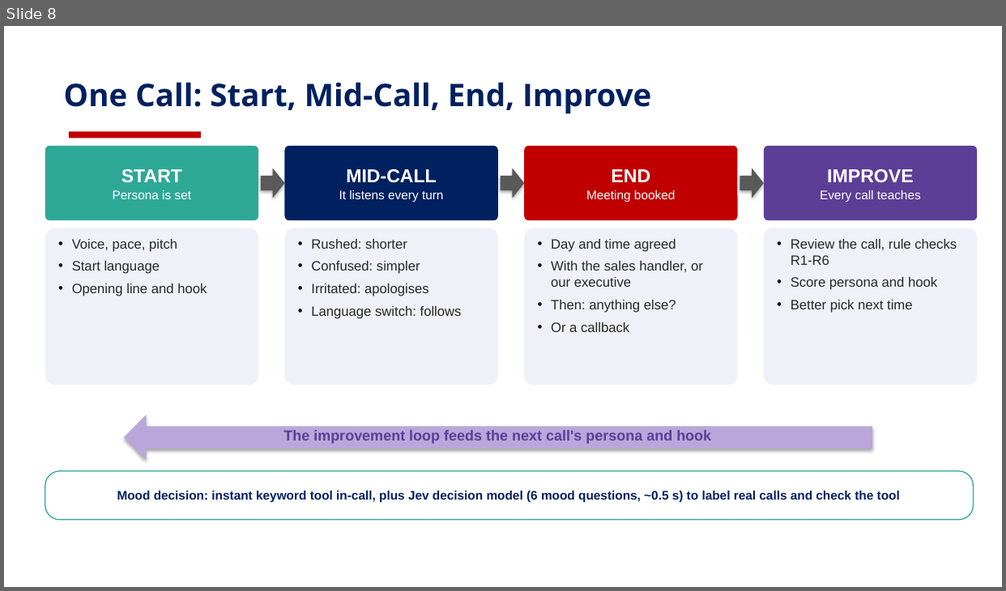
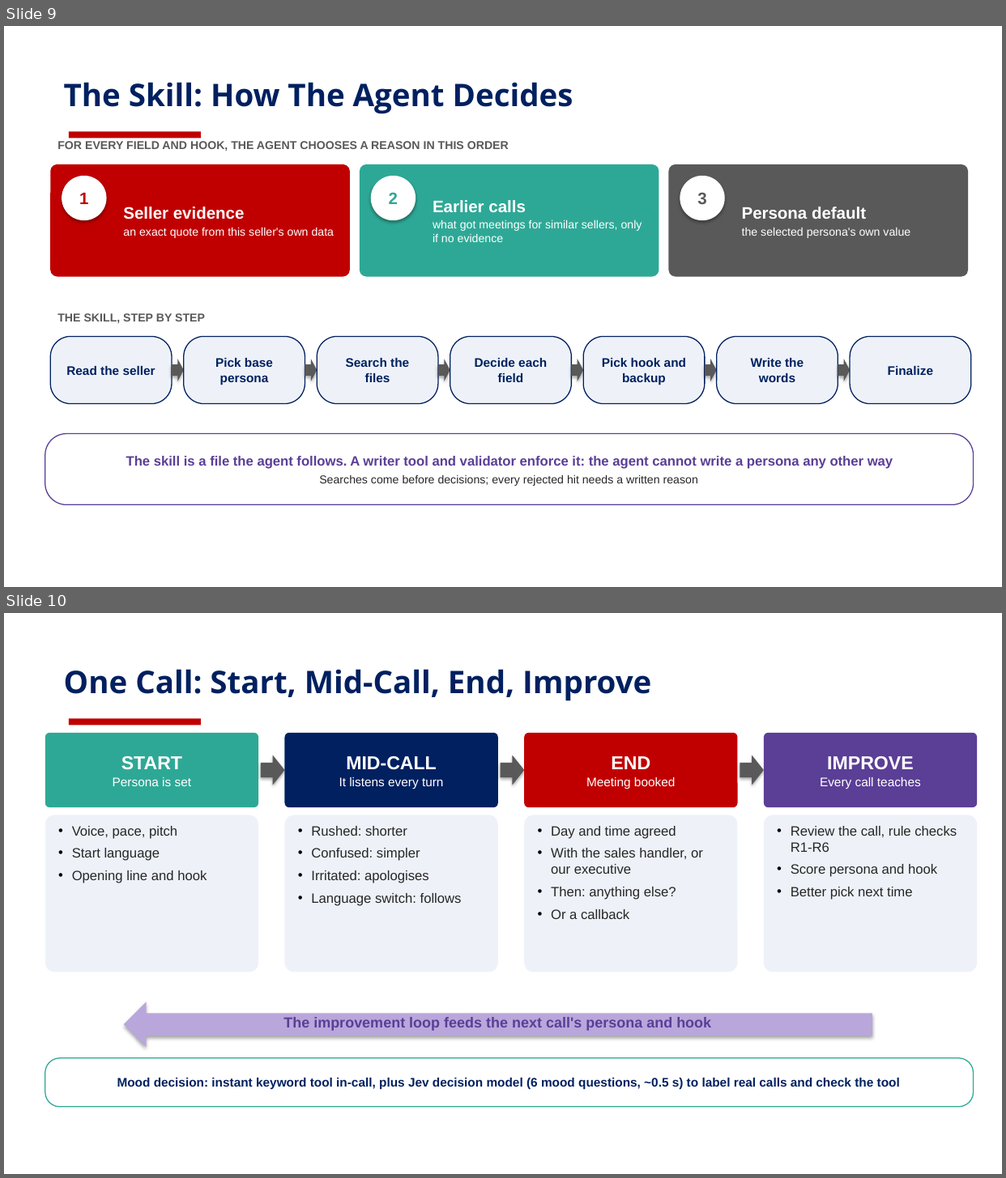
Before and after one commit to risu1139/vani-hackathon, a slide deck: outputs/plans/VANI_Persona_Design_Deck_v2_visual.pptx. Shown one above the other, each under a label of ours: slide 8 before the commit, slides 9 and 10 after it. The pictures are 1006x591 and 1006x1178 pixels, drawn with LibreOffice and Linux fonts; fonts in the diff are those of the drawing; background and template pictures are left out. Boxes give left, top, right and bottom in pixels: in the first picture for what was removed or moved away, otherwise in the second. Text is boxed around its words. In the diff, an @@ line names an element or a change of style, - is before the commit and + after.

```diff
--- a/outputs/plans/VANI_Persona_Design_Deck_v2_visual.pptx
+++ b/outputs/plans/VANI_Persona_Design_Deck_v2_visual.pptx
@@ slide 9 added at [4,26,1002,587], background picture (left out); not listed: 1 template element that a slide beside it also shows @@
@@ title added at [64,82,573,114], 30 pt, text #002060, bold @@
+The Skill: How The Agent Decides
@@ text added at [57,141,509,151], 11 pt, text #595959, bold @@
+FOR EVERY FIELD AND HOOK, THE AGENT CHOOSES A REASON IN THIS ORDER
@@ rounded rectangle added at [50,165,350,277], fill #C00000, 11 pt, text #FFFFFF @@
+Seller evidence
+an exact quote from this seller's own data
@@ rounded rectangle added at [360,165,659,277], fill #2EA896, 11 pt, text #FFFFFF @@
+Earlier calls
+what got meetings for similar sellers, only if no evidence
@@ rounded rectangle added at [669,165,968,277], fill #595959, 11 pt, text #FFFFFF @@
+Persona default
+the selected persona's own value
@@ ellipse added at [62,176,107,220], fill #FFFFFF, 16 pt, text #C00000, bold @@
+1
@@ ellipse added at [371,176,415,220], fill #FFFFFF, 16 pt, text #2EA896, bold @@
+2
@@ ellipse added at [680,176,725,220], fill #FFFFFF, 16 pt, text #595959, bold @@
+3
@@ text added at [57,314,205,323], 11 pt, text #595959, bold @@
+THE SKILL, STEP BY STEP
@@ rounded rectangle added at [50,337,172,404], fill #EEF2F8, outline #002060 1 pt, 12 pt, text #002060, bold @@
+Read the seller
@@ rounded rectangle added at [184,337,305,404], fill #EEF2F8, outline #002060 1 pt, 12 pt, text #002060, bold @@
+Pick base persona
@@ rounded rectangle added at [317,337,438,404], fill #EEF2F8, outline #002060 1 pt, 12 pt, text #002060, bold @@
+Search the files
@@ rounded rectangle added at [450,337,572,404], fill #EEF2F8, outline #002060 1 pt, 12 pt, text #002060, bold @@
+Decide each field
@@ rounded rectangle added at [583,337,705,404], fill #EEF2F8, outline #002060 1 pt, 12 pt, text #002060, bold @@
+Pick hook and backup
@@ rounded rectangle added at [717,337,838,404], fill #EEF2F8, outline #002060 1 pt, 12 pt, text #002060, bold @@
+Write the words
@@ rounded rectangle added at [850,337,971,404], fill #EEF2F8, outline #002060 1 pt, 12 pt, text #002060, bold @@
+Finalize
@@ right arrow added at [172,359,184,382], fill #595959 @@
@@ right arrow added at [305,359,317,382], fill #595959 @@
@@ right arrow added at [438,359,450,382], fill #595959 @@
@@ right arrow added at [572,359,583,382], fill #595959 @@
@@ right arrow added at [705,359,717,382], fill #595959 @@
@@ right arrow added at [838,359,850,382], fill #595959 @@
@@ rounded rectangle added at [45,434,974,506], fill #FFFFFF, outline #5B3E96 1 pt, 13 pt, text #5B3E96, bold @@
+The skill is a file the agent follows. A writer tool and validator enforce it: the agent cannot write a persona any other way
+Searches come before decisions; every rejected hit needs a written reason
@@ what was slide 8 is now slide 10 @@
```
Also in this commit, not shown: 1 slide changed, 3 other slides added, 1 slide removed, 1 other file.
